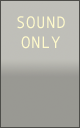
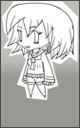
Revision of a layered 80 × 128 image; what changed, layer by layer:
hid "SOUND ONLY" over [17, 16, 65, 49]
renamed "Layer 4" to "Layer 3", showed it, moved it above "Layer 1", painted on it over [2, 1, 78, 100]
